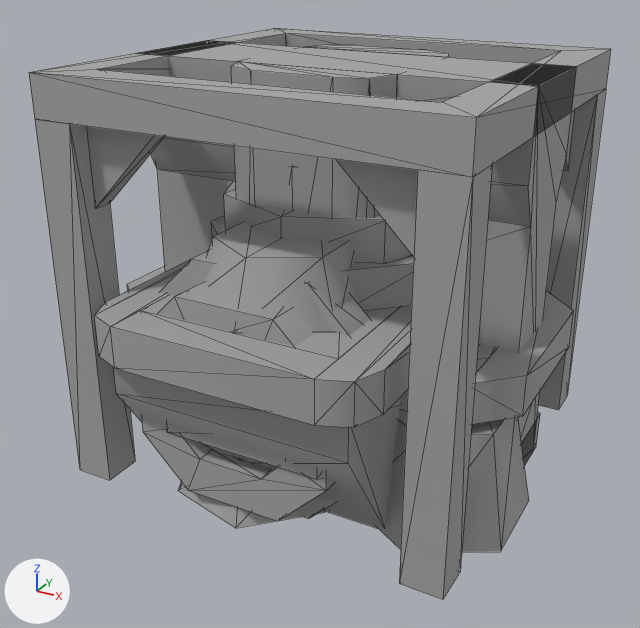
A saved change to the glTF model public/assets/kits/kenney-space-station/kit.glb.
One viewpoint serves both versions: a camera (50 mm lens) standing at (0.978, -1.901, 1.288) and looking at (-0.026, -0.076, 0.376). The lights are fixed; the arrows at lower left show +X, +Y and +Z. The first picture is the older version. Mesh edges are drawn as thin lines. Vertices at exactly the same position are counted once.

The first picture shows 'bed-single', 'computer-system', 'container-flat-open', 'container-tall', 'container-wide', 'rocks', 'skip-rocks', 'structure', 'table', 'wall-pillar'.
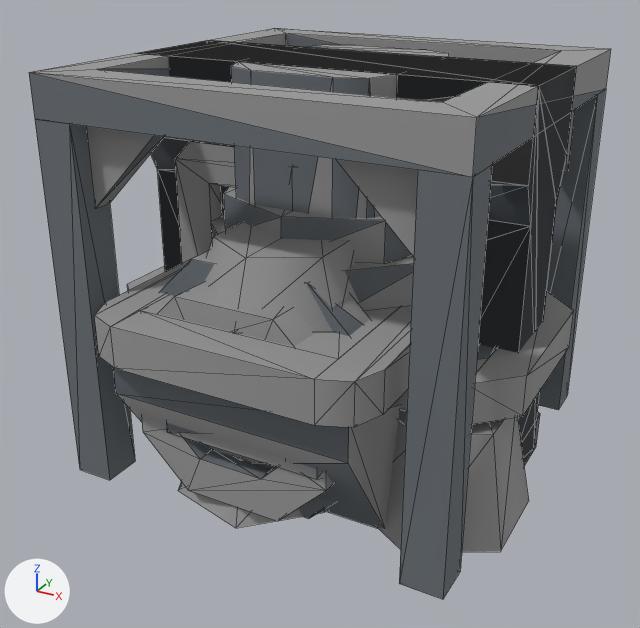
The change, as a diff of the scene's bpy script:
```diff
--- a/public/assets/kits/kenney-space-station/kit.glb.py
+++ b/public/assets/kits/kenney-space-station/kit.glb.py
@@ mat_body @@
 mat_body = principled_material('body')
-mat_body.base_color = (0.4, 0.4, 0.4)  # grey #aaaaaa
+mat_body.base_color = (0.16, 0.18, 0.2)  # grey #6f767c
 mat_body.metallic = 0.15
@@ me_rocks @@
 me_rocks.from_pydata(...)  # 60 vertices, 80 faces; spans x -0.556..0.556, y -0.509..0.509, z 0.0..0.353
-me_rocks.materials.append(mat_body)  # grey #aaaaaa
+me_rocks.materials.append(mat_trim)  # grey #9e9e9e
@@ me_skip_rocks @@
 me_skip_rocks.from_pydata(...)  # 82 vertices, 138 faces; spans x -0.35..0.35, y -0.6..0.6, z 0.0..0.7
+# me_skip_rocks part 1: 121 of the faces centred in x -0.35..0.35, y -0.6..0.6, z 0.0..0.7 switch from mat_body (grey #aaaaaa) to mat_trim (grey #9e9e9e)
+me_skip_rocks.materials.append(mat_dark)  # grey #898b8e
@@ me_table @@
 me_table.from_pydata(...)  # 56 vertices, 104 faces; spans x -0.55..0.55, y -0.3..0.3, z 0.0..0.4
+# me_table part 2: 12 of the faces centred in x -0.55..-0.436, y -0.267..0.267, z 0.333..0.4 switch from mat_body (grey #aaaaaa) to mat_trim (grey #9e9e9e)
+# me_table part 3: 12 of the faces centred in x 0.436..0.55, y -0.267..0.267, z 0.333..0.4 switch from mat_body (grey #aaaaaa) to mat_trim (grey #9e9e9e)
+# me_table part 4: 4 of the faces centred in x -0.15..0.15, y -0.3..-0.233, z 0.333..0.4 switch from mat_body (grey #aaaaaa) to mat_trim (grey #9e9e9e)
@@ me_structure @@
 me_structure.from_pydata(...)  # 80 vertices, 144 faces; spans x -0.5..0.5, y -0.5..0.5, z 0.0..1.0
+# me_structure part 5: 16 of the faces centred in x -0.467..-0.167, y 0.133..0.5, z 0.767..1.0 switch from mat_body (grey #aaaaaa) to mat_trim (grey #9e9e9e)
+# me_structure part 6: 16 of the faces centred in x 0.133..0.5, y 0.133..0.467, z 0.767..1.0 switch from mat_body (grey #aaaaaa) to mat_trim (grey #9e9e9e)
+# me_structure part 7: 15 of the faces centred in x -0.5..-0.133, y -0.45..-0.167, z 0.767..1.0 switch from mat_body (grey #aaaaaa) to mat_trim (grey #9e9e9e)
+# me_structure part 8: 15 of the faces centred in x 0.133..0.433, y -0.5..-0.133, z 0.767..1.0 switch from mat_body (grey #aaaaaa) to mat_trim (grey #9e9e9e)
@@ me_wall_pillar @@
 me_wall_pillar.from_pydata(...)  # 56 vertices, 88 faces; spans x -0.5..0.5, y -0.25..0.25, z 0.0..1.0
+# me_wall_pillar part 9: 20 of the faces centred in x -0.2..0.2, y -0.217..0.217, z 0.667..1.0 switch from mat_body (grey #aaaaaa) to mat_trim (grey #9e9e9e)
+# me_wall_pillar part 10: 3 of the faces centred in x -0.124..0.147, y -0.25..-0.23, z 0.333 switch from mat_body (grey #aaaaaa) to mat_trim (grey #9e9e9e)
@@ ob_wall_window @@
+ob_wall_window = bpy.data.objects.new('wall-window', me_wall_window)  # 56 vertices, 104 faces; spans x -0.5..0.5, y -0.15..0.15, z 0.0..1.0; in mat_body (grey #6f767c), mat_trim (grey #9e9e9e)
+ob_wall_window.location = (0.0, 0.0, 0.0)
@@ ob_wall @@
+ob_wall = bpy.data.objects.new('wall', me_wall)  # 24 vertices, 44 faces; spans x -0.5..0.5, y -0.15..0.15, z 0.0..1.0; in mat_body (grey #6f767c), mat_trim (grey #9e9e9e)
+ob_wall.location = (0.0, 0.0, 0.0)
```

What differs and where, as boxes [x1, y1, x2, y2] in the pictures (640 x 628 px):
'structure', recoloured (darker)
    both: [29, 31, 606, 599]
'wall-pillar', recoloured (darker)
    both: [141, 41, 576, 463]
'wall-window', added (mostly hidden)
    after: [158, 141, 531, 352]
'container-tall', recoloured (darker)
    both: [224, 187, 412, 264]
'wall', added
    after: [159, 56, 533, 226]
'container-wide', recoloured
    both: [211, 217, 414, 306]
'computer-system', recoloured
    both: [399, 408, 407, 421]
part 1 of me_skip_rocks, edited (looks the same)
    both: [94, 222, 412, 528]
part 2 of me_table, recoloured
    both: [128, 266, 165, 291]
part 3 of me_table, recoloured
    both: [472, 291, 574, 424]
part 4 of me_table, recoloured
    both: [400, 389, 408, 410]
part 5 of me_structure, edited (looks the same)
    both: [34, 28, 546, 72]
part 6 of me_structure, edited (looks the same)
    both: [286, 29, 611, 171]
part 7 of me_structure, edited (looks the same)
    both: [30, 34, 435, 209]
part 8 of me_structure, edited (looks the same)
    both: [29, 52, 559, 257]
part 9 of me_wall_pillar, recoloured
    both: [162, 42, 567, 217]
part 10 of me_wall_pillar, edited (looks the same)
    both: [249, 79, 370, 219]
